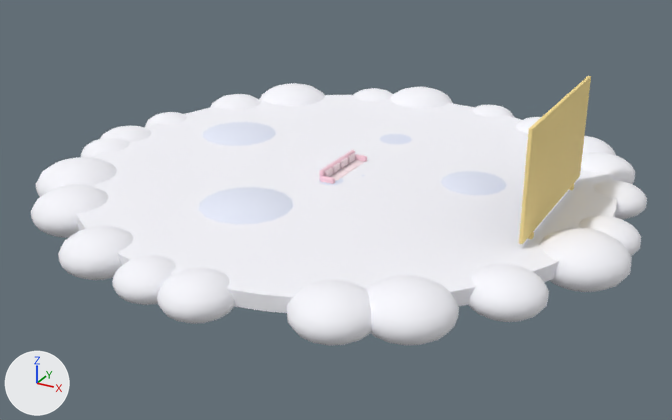
An edit to the glTF model models/heaven.glb, drawn before and after from the same camera.
The view is the same before and after, from a camera (50 mm lens) standing at (23.5, -43.6, 19.7) and looking at (0.2, -1.3, -1.5). Lighting does not change. The marker at lower left points along +X, +Y and +Z. The picture after the commit comes second. Vertices at exactly the same position are counted once.

The first picture shows 'SM_Heaven_Cloud', 'SM_Heaven_Couch', 'SM_Heaven_Screen'.
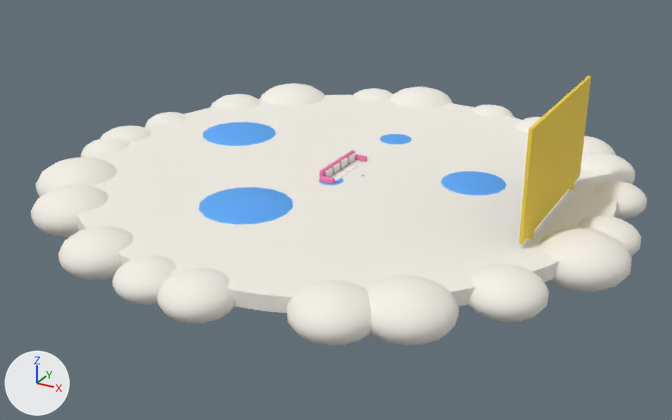
Where the newer file only moved an object's origin or applied its transform, the numbers keep the older frame.

Location of each change, [x1, y1, x2, y2] in pixels of the pictures (672 x 420 px):
'SM_Heaven_Cloud', recoloured: [31, 83, 647, 345] in both
'SM_Heaven_Screen', recoloured, moved: [519, 76, 591, 244] in both
'SM_Heaven_Couch', recoloured: [319, 150, 367, 184] in both

Patch to the scene script:
```diff
--- a/models/heaven.glb.py
+++ b/models/heaven.glb.py
@@ mat_cloud @@
 mat_cloud = principled_material('Cloud')
-mat_cloud.base_color = (0.95, 0.95, 1.0)  # white #f9f9ff
+mat_cloud.base_color = (0.905, 0.88, 0.807)  # white #f4f1e8
 mat_cloud.roughness = 0.8
@@ mat_cloudshade @@
 mat_cloudshade = principled_material('CloudShade')
-mat_cloudshade.base_color = (0.8, 0.84, 0.97)  # white #e7ecfc
+mat_cloudshade.base_color = (0.105, 0.392, 0.913)  # blue #5ba8f5
 mat_cloudshade.roughness = 0.8
@@ mat_couch @@
 mat_couch = principled_material('Couch')
-mat_couch.base_color = (0.95, 0.62, 0.72)  # pink #f9cedd
+mat_couch.base_color = (0.888, 0.198, 0.434)  # pink #f27bb0
 mat_couch.roughness = 0.8
@@ mat_gold @@
 mat_gold = principled_material('Gold')
-mat_gold.base_color = (0.95, 0.75, 0.3)  # yellow #f9e195
+mat_gold.base_color = (0.913, 0.665, 0.063)  # yellow #f5d547
 mat_gold.roughness = 0.8
@@ me_sm_heaven_screen @@
 # used by ob_sm_heaven_screen; location = (12.0, 0.0, 3.5)
-me_sm_heaven_screen.from_pydata(...)  # 296 vertices, 576 faces; spans x -0.1..0.2, y -4.95..4.95, z -3.6..2.85
+me_sm_heaven_screen.from_pydata(...)  # 296 vertices, 576 faces; spans x -0.1..0.2, y -4.95..4.95, z 0.0..6.35
+# me_sm_heaven_screen part 1: the loose piece of 96 vertices spanning x -0.05..0.15, y -4.95..4.95, z -2.85..2.85 is moved by (0.0, 0.0, 3.5)
+# other edits to the shape of me_sm_heaven_screen do not show in these pictures
 me_sm_heaven_screen.materials.append(mat_gold)
@@ ob_sm_heaven_screen @@
 ob_sm_heaven_screen = bpy.data.objects.new('SM_Heaven_Screen', me_sm_heaven_screen)
-ob_sm_heaven_screen.location = (12.0, 0.0, 3.5)
+ob_sm_heaven_screen.location = (12.0, 0.0, 0.0)
```
